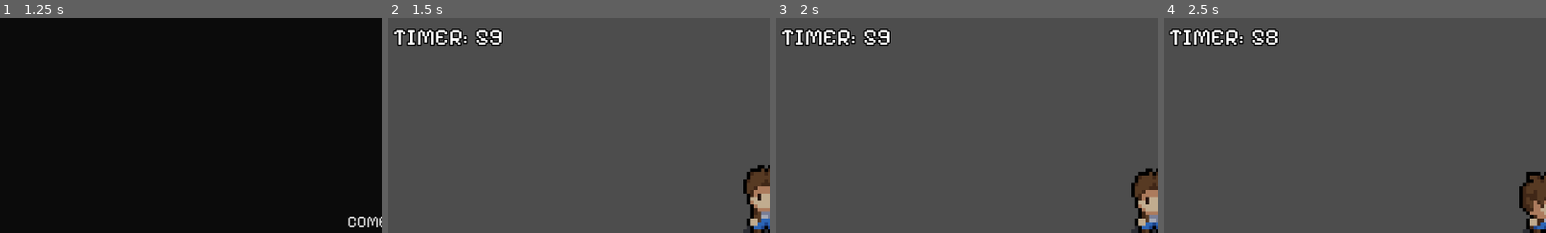
Above: before the commit, frames 1-4 (left to right).
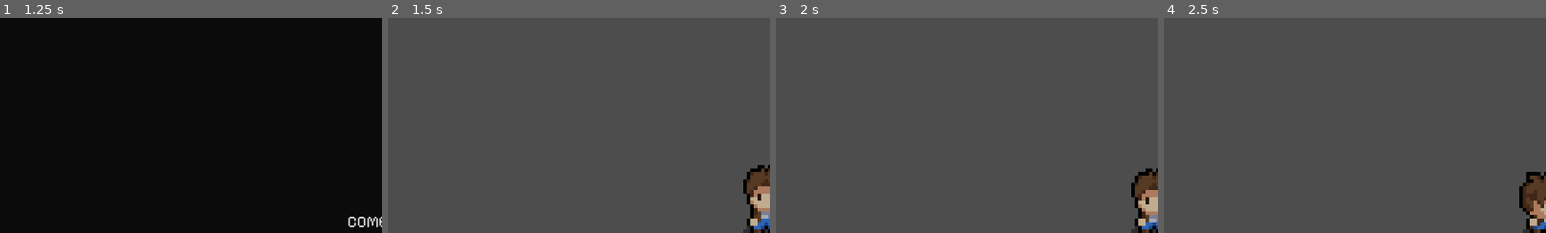
Above: after the commit, the same moments.

Repository: BellaFGS/EscapeMine
Game: Godot game, scene res://telas/intro_video.tscn
Same seed, same stepped clock (60 frames per second), same inputs: the game is played once before the commit and once after it. Video files are missing from this copy of the repository; at most half a second of black plays in their place.
Inputs (mouse positions are % of the whole screen's width and height, from its top left):
- Up to frame 1 (1.25 s): click "PULAR INTRO" at 0.5 s
- Up to frame 2 (1.5 s): click "COMEÇAR" at 1.25 s
- Up to frame 3 (2 s): no input
- Up to frame 4 (2.5 s): move the mouse to (72, 45) at 2.02 s; hold D (right) from 2.03 s (still down); click (72, 45) at 2.1 s
The pictures show only the part of the screen within x 0-50%, y 0-50%; the shares and areas given below are measured in that part.

Frame 1 is identical in both runs. In frame 2, 1.6% of the frame differs, in the area x 1-30%, y 4-13%; in frame 3, 1.6%; in frame 4, 1.6%.

Commit message:
Hud feio

Diff:
--- a/escape-mine/scripts/DropSystem.gd
+++ b/escape-mine/scripts/DropSystem.gd
@@ -4,6 +4,8 @@
 
 func gerar_drop():
 	rng.randomize()
+	var roll = rng.randi_range(1, 100)
+
 	if roll <= 5:
 		return preload("res://scenes/items/item_chave.tscn")
 	elif roll <= 35:
--- a/escape-mine/scripts/HudManager.gd
+++ b/escape-mine/scripts/HudManager.gd
@@ -2,18 +2,22 @@
 
 @onready var barra_vida = $container/barras_player/VBoxContainer/BarraVida
 @onready var barra_dano = $container/barras_player/VBoxContainer/BarraDano
-@onready var text_timer = $container/contador_container/text_contador
+#@onready var text_timer = $container/contador_container/text_contador
 
 func _ready():
+	await get_tree().process_frame
+
 	var player = get_tree().get_first_node_in_group("player")
+
+	if player == null:
+		print("Player não encontrado")
+		return
 
 	player.vida_alterada.connect(atualizar_vida)
 	player.dano_alterado.connect(atualizar_dano)
-	GameManager.tempo_alterado.connect(atualizar_tempo)
 
 	atualizar_vida(player.vida)
 	atualizar_dano(player.dano)
-	atualizar_tempo(GameManager.tempo_restante)
 
 
 func atualizar_vida(valor):
@@ -22,5 +26,5 @@
 func atualizar_dano(valor):
 	barra_dano.value = valor
 
-func atualizar_tempo(valor):
-	text_timer.text = str(int(valor))
+#func atualizar_tempo(valor):
+	#text_timer.text = str(int(valor))
--- a/escape-mine/scripts/player.gd
+++ b/escape-mine/scripts/player.gd
@@ -5,6 +5,8 @@
 
 
 func _ready():
+	add_to_group("player")
+
 	speed = 300
 	vida = 10
 	dano = 20
@@ -24,9 +26,13 @@
 
 func pegar_item(item):
 	item.aplicar(self)
-	#emit_signal("vida_alterada", vida)
-	#emit_signal("dano_alterado", dano)
+	emit_signal("vida_alterada", vida)
+	emit_signal("dano_alterado", dano)
 	item.queue_free()
+
+func receber_dano(valor, origem: Vector2):
+	vida -= valor
+	emit_signal("vida_alterada", vida)
 
 func _on_animator_animation_finished(anim_name: StringName) -> void:
 	if anim_name.begins_with("attack"):
--- a/escape-mine/telas/hud.tscn
+++ b/escape-mine/telas/hud.tscn
@@ -27,6 +27,7 @@
 theme_override_constants/margin_bottom = 8
 
 [node name="contador_container" type="HBoxContainer" parent="control/container" unique_id=1790114569]
+visible = false
 layout_mode = 2
 size_flags_horizontal = 0
 size_flags_vertical = 0
@@ -68,3 +69,7 @@
 [node name="BarraDano" type="ProgressBar" parent="control/container/barras_player/VBoxContainer" unique_id=1445899704]
 layout_mode = 2
 max_value = 50.0
+
+[node name="BarraXp" type="ProgressBar" parent="control/container/barras_player/VBoxContainer" unique_id=1962713491]
+visible = false
+layout_mode = 2
